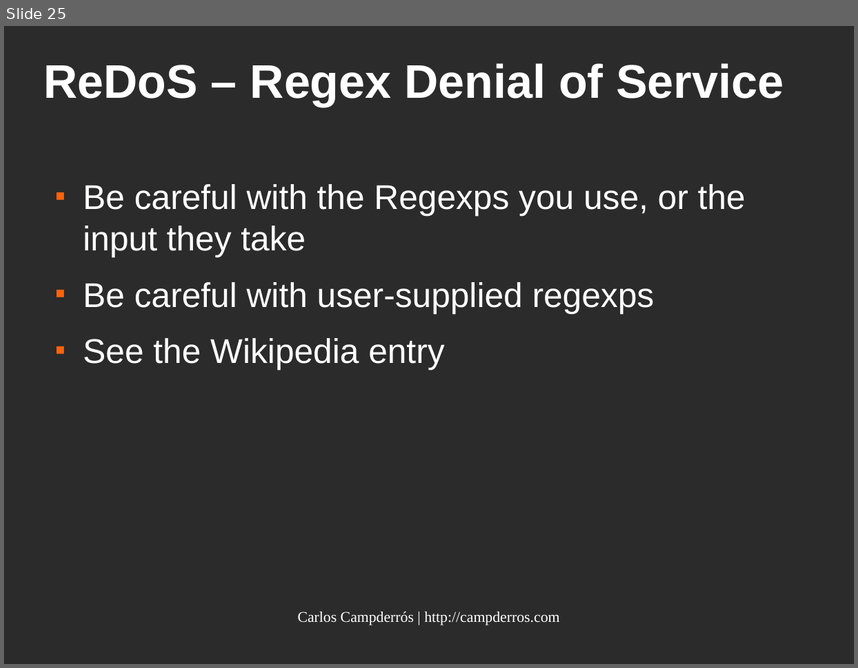
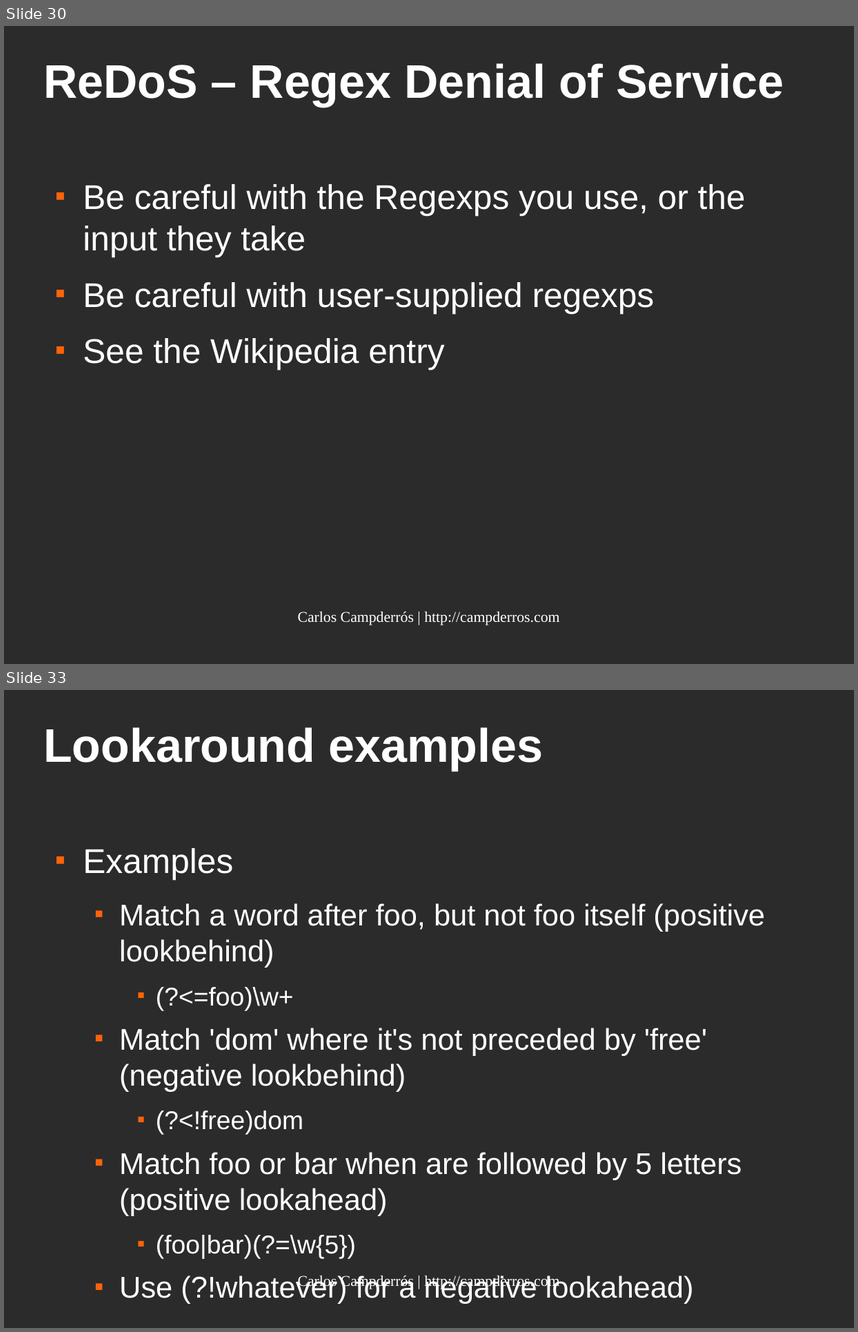
Before and after one commit to kampde/phpRegexTest, a slide deck: regular_expressions.odp. Shown one above the other, each under a label of ours: slide 25 before the commit, slides 30 and 33 after it; the slides between them are not shown. The pictures are 858x668 and 858x1332 pixels, drawn with LibreOffice and Linux fonts; fonts in the diff are those of the drawing; background and template pictures are left out; a plain dark background stands for a picture behind light text. Boxes give left, top, right and bottom in pixels: in the first picture for what was removed or moved away, otherwise in the second. Text is boxed around its words. In the diff, an @@ line names an element or a change of style, - is before the commit and + after.

```diff
--- a/regular_expressions.odp
+++ b/regular_expressions.odp
@@ slide 33 added at <box>4,690,854,1328</box>, background picture (left out) @@
@@ title added at <box>43,727,543,771</box>, 44 pt, text #FFFFFF, bold @@
+Lookaround examples
@@ text added at <box>83,848,765,1303</box>, 28 pt, text #FFFFFF @@
+■ Examples
+  ■ Match a word after foo, but not foo itself (positive lookbehind)
+    ■ (?<=foo)\w+
+  ■ Match 'dom' where it's not preceded by 'free' (negative lookbehind)
+    ■ (?<!free)dom
+  ■ Match foo or bar when are followed by 5 letters (positive lookahead)
+    ■ (foo|bar)(?=\w{5})
+  ■ Use (?!whatever) for a negative lookahead)
@@ text added at <box>298,1275,559,1289</box>, 14 pt, text #FFFFFF @@
+Carlos Campderrós | http://campderros.com
@@ what was slide 25 is now slide 30 @@
```
Also in this commit, not shown: 1 slide changed, 7 other slides added.
